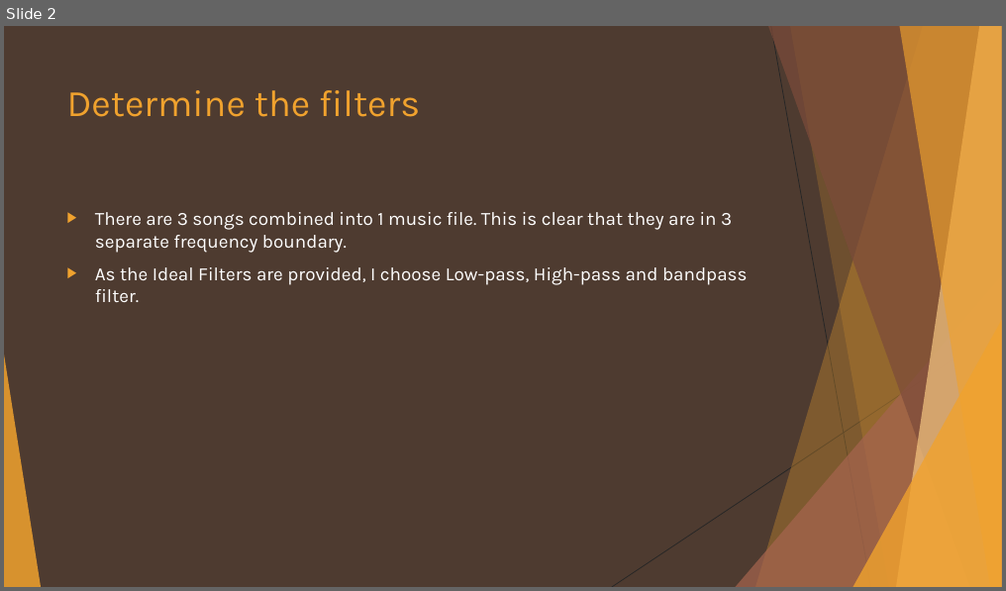
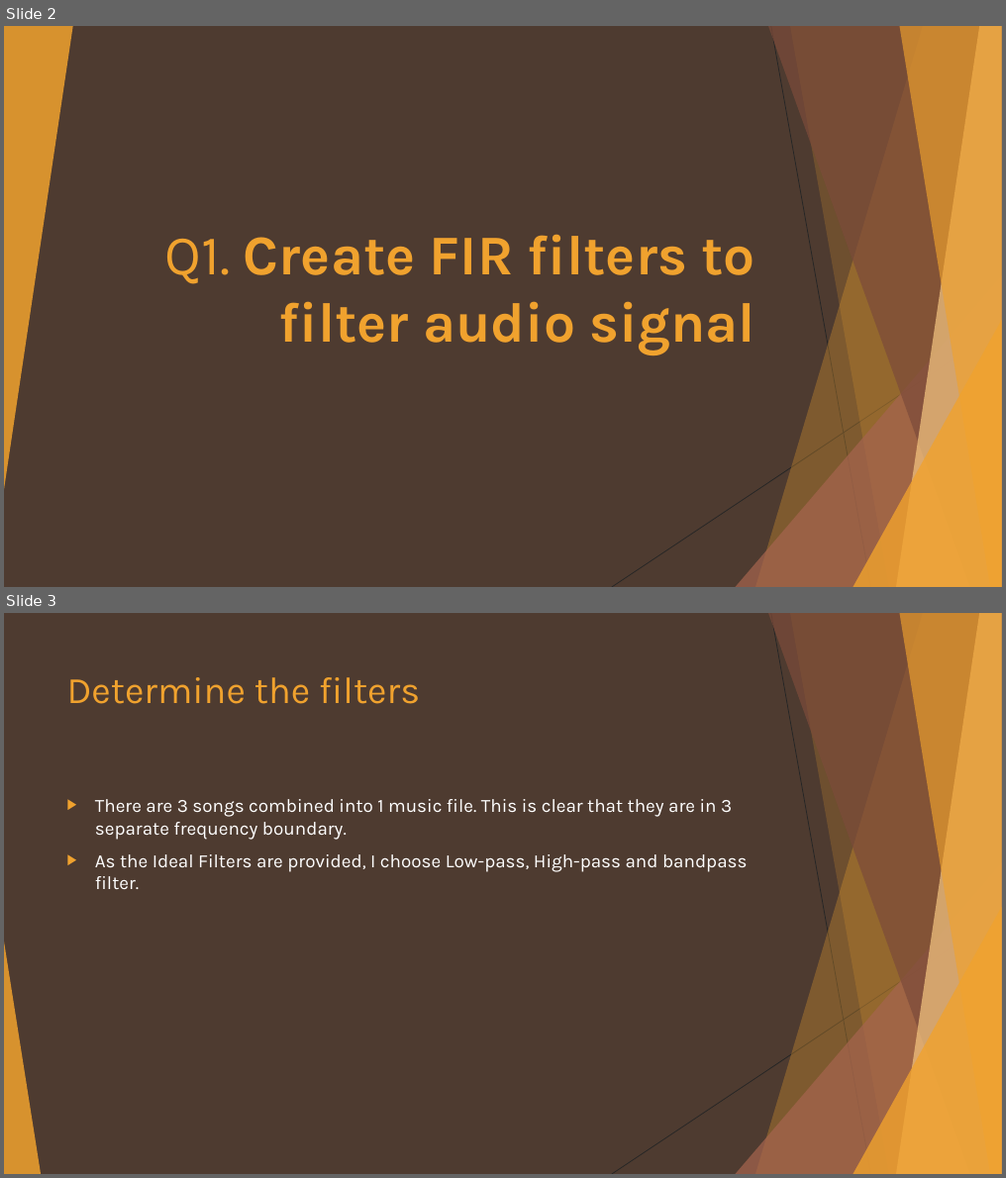
Before and after one commit to kenchan13/Introduction-to-Multimedia, a slide deck: Homework/hw2/104062361_report.pptx. Shown one above the other, each under a label of ours: slide 2 before the commit, slides 2 and 3 after it. The pictures are 1006x591 and 1006x1178 pixels, drawn with LibreOffice and Linux fonts; fonts in the diff are those of the drawing. Boxes give left, top, right and bottom in pixels: in the first picture for what was removed or moved away, otherwise in the second. Text is boxed around its words. In the diff, an @@ line names an element or a change of style, - is before the commit and + after.

```diff
--- a/Homework/hw2/104062361_report.pptx
+++ b/Homework/hw2/104062361_report.pptx
@@ slide 2 added at bbox=[4, 26, 1002, 587], background #4E3B30; not listed: 9 template elements that a slide beside it also shows @@
@@ triangle added at bbox=[4, 26, 73, 490], fill #F0A22E at 85% opacity @@
@@ title added at bbox=[165, 234, 755, 356], 54 pt, text #F0A22E, bold @@
+Q1. Create FIR filters to filter audio signal
@@ what was slide 2 is now slide 3 @@
```
Also in this commit, not shown: 11 slides changed, 2 other slides added, 39 other files.
